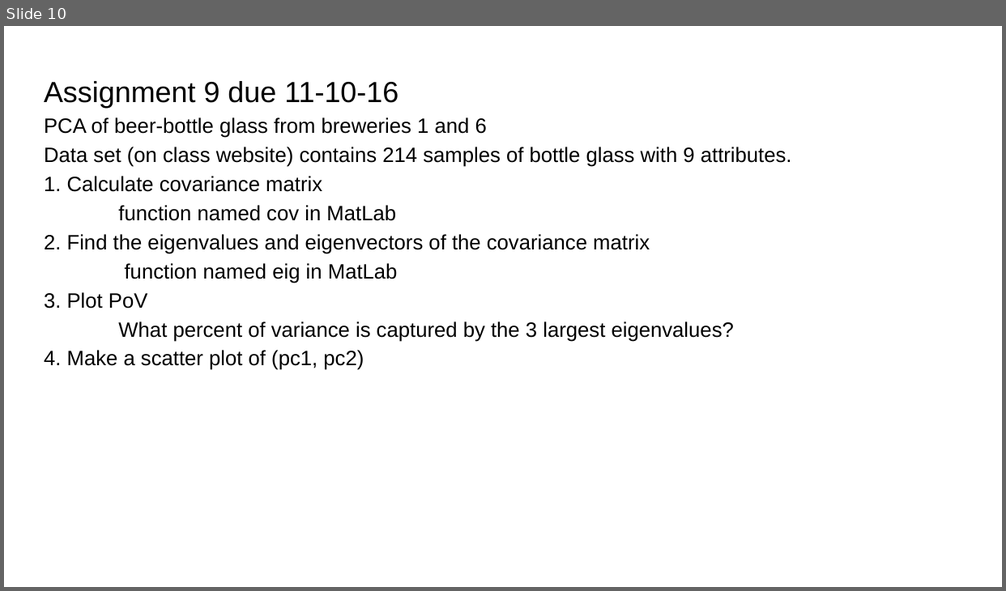
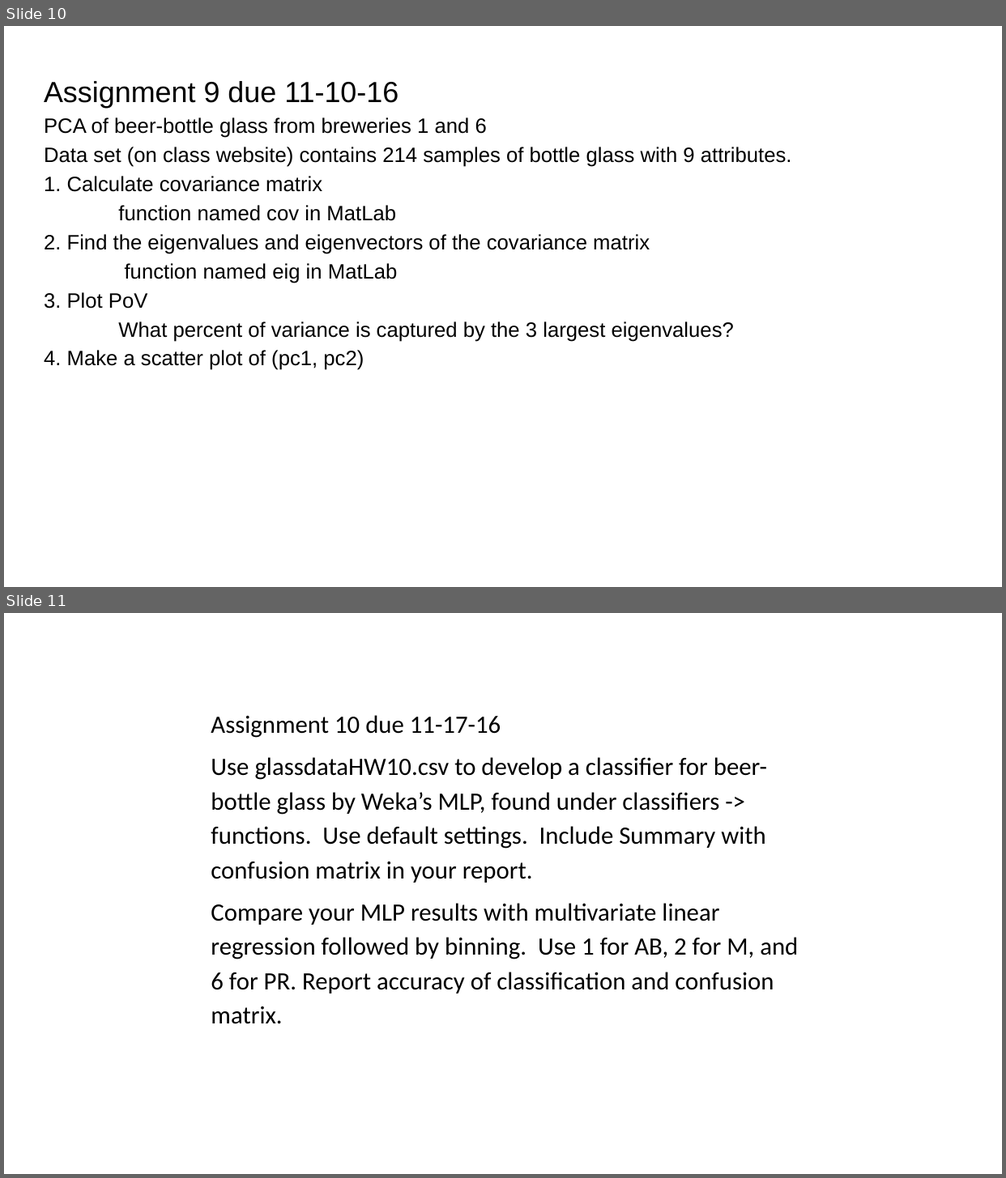
Before and after one commit to zhy9036/cs_2016_fall, a slide deck: 534_ANN/assignments fall 2016.pptx. Shown one above the other, each under a label of ours: slide 10 before the commit, slides 10 and 11 after it. The pictures are 1006x591 and 1006x1178 pixels, drawn with LibreOffice and Linux fonts; fonts in the diff are those of the drawing. Boxes give left, top, right and bottom in pixels: in the first picture for what was removed or moved away, otherwise in the second. Text is boxed around its words. In the diff, an @@ line names an element or a change of style, - is before the commit and + after.

```diff
--- a/534_ANN/assignments fall 2016.pptx
+++ b/534_ANN/assignments fall 2016.pptx
@@ slide 11 added at box(4, 613, 1002, 1174), background #FFFFFF @@
@@ text added at box(211, 715, 798, 1024), 24 pt, text #000000 @@
+Assignment 10 due 11-17-16
+Use glassdataHW10.csv to develop a classifier for beer-bottle glass by Weka’s MLP, found under classifiers -> functions. Use default settings. Include Summary with confusion matrix in your report.
+Compare your MLP results with multivariate linear regression followed by binning. Use 1 for AB, 2 for M, and 6 for PR. Report accuracy of classification and confusion matrix.
```
Also in this commit, not shown: 12 other files.
